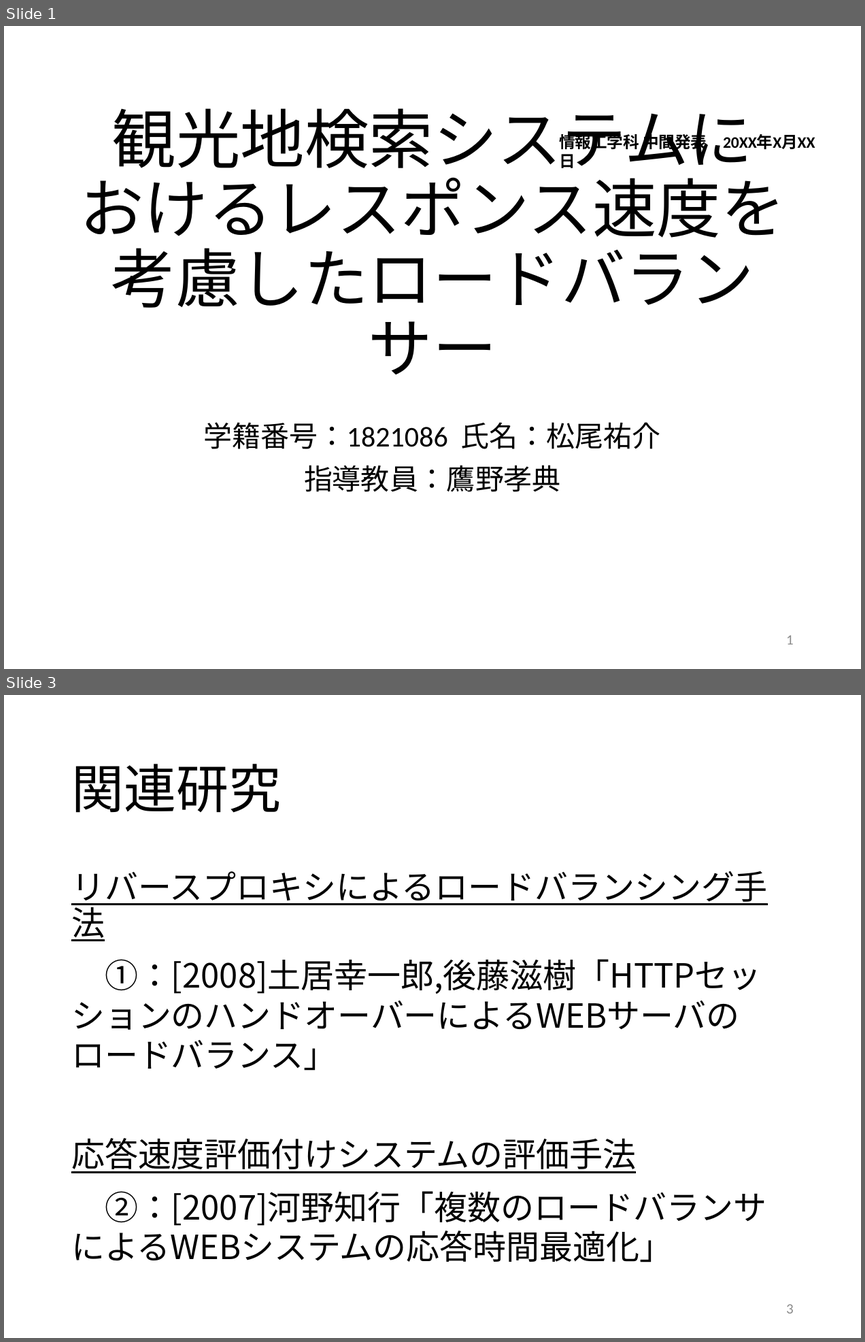
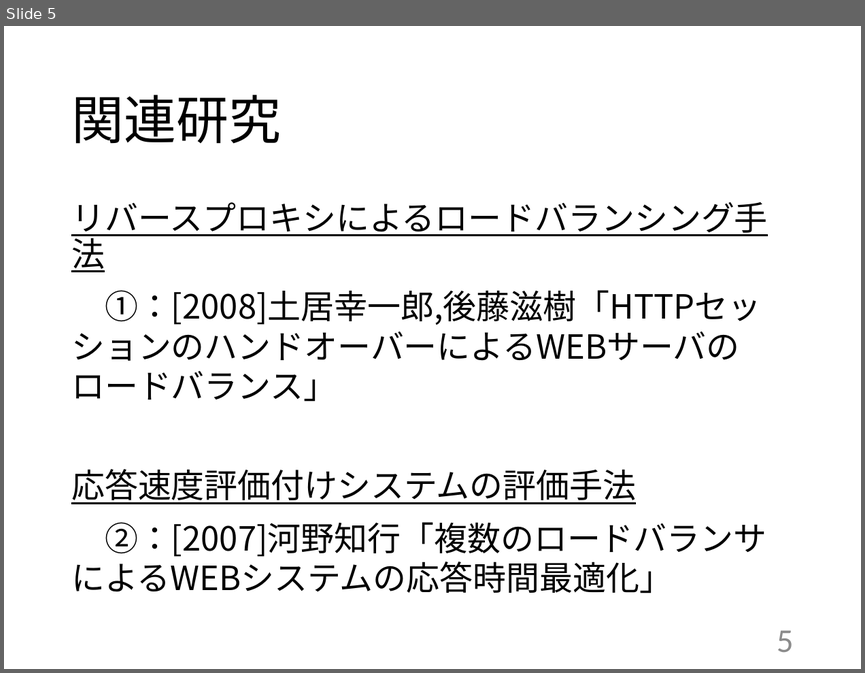
Before and after one commit to kait-takanolab/1821086_matsuo_thesis, a slide deck: 発表用/1821086_中間発表.pptx. Shown one above the other, each under a label of ours: slides 1 and 3 before the commit, slide 5 after it; the slides between them are not shown. The pictures are 865x1342 and 865x673 pixels, drawn with LibreOffice and Linux fonts; fonts in the diff are those of the drawing. Boxes give left, top, right and bottom in pixels: in the first picture for what was removed or moved away, otherwise in the second. Text is boxed around its words. In the diff, an @@ line names an element or a change of style, - is before the commit and + after.

Commit message:
中間発表スライド選別と修正

```diff
--- a/発表用/1821086_中間発表.pptx
+++ b/発表用/1821086_中間発表.pptx
@@ slide 1 removed at bbox=[4, 26, 861, 669], background #FFFFFF @@
@@ title removed at bbox=[79, 108, 785, 374] @@
-観光地検索システムに
-おけるレスポンス速度を考慮したロードバランサー
@@ text removed at bbox=[559, 131, 706, 152] @@
-情報工学科 中間発表 20XX年X月XX日
@@ subtitle removed at bbox=[204, 422, 661, 492] @@
-学籍番号：1821086 氏名：松尾祐介
-指導教員：鷹野孝典
@@ page number removed at bbox=[786, 635, 793, 644] @@
-1
@@ what was slide 3 is now slide 5 @@
@@ page number at bbox=[776, 630, 793, 652]: text changed; size 12 to 28 pt @@
-3
+5
```
Also in this commit, not shown: 6 slides changed, 1 slide added, 1 other file.
